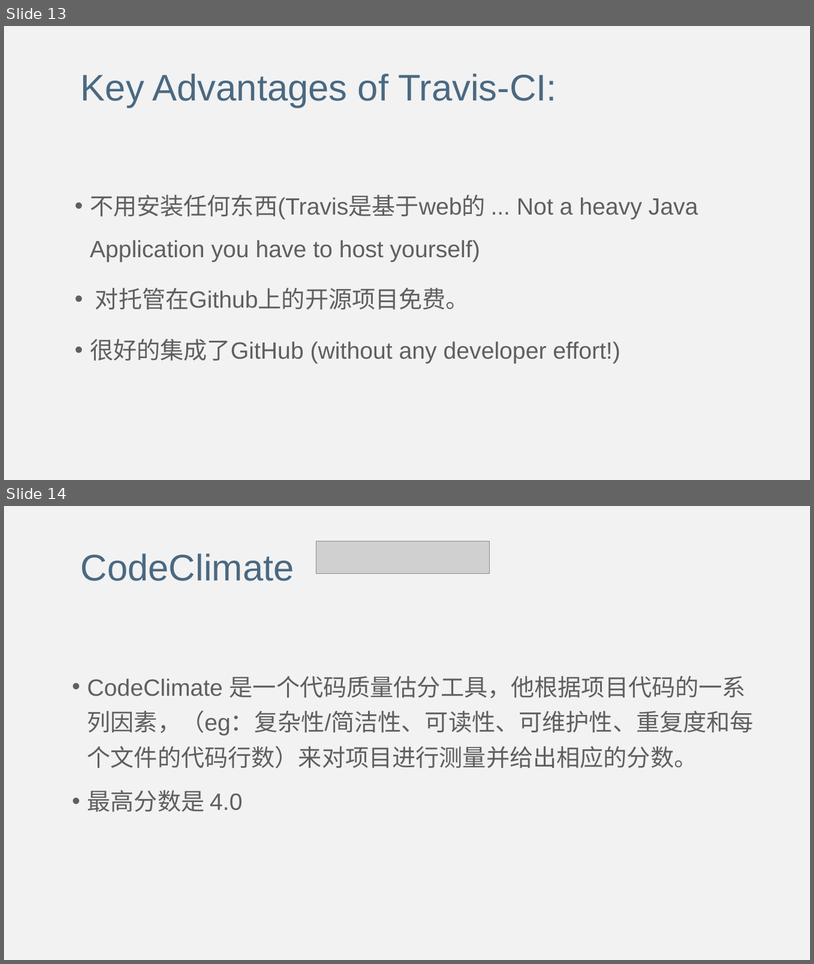
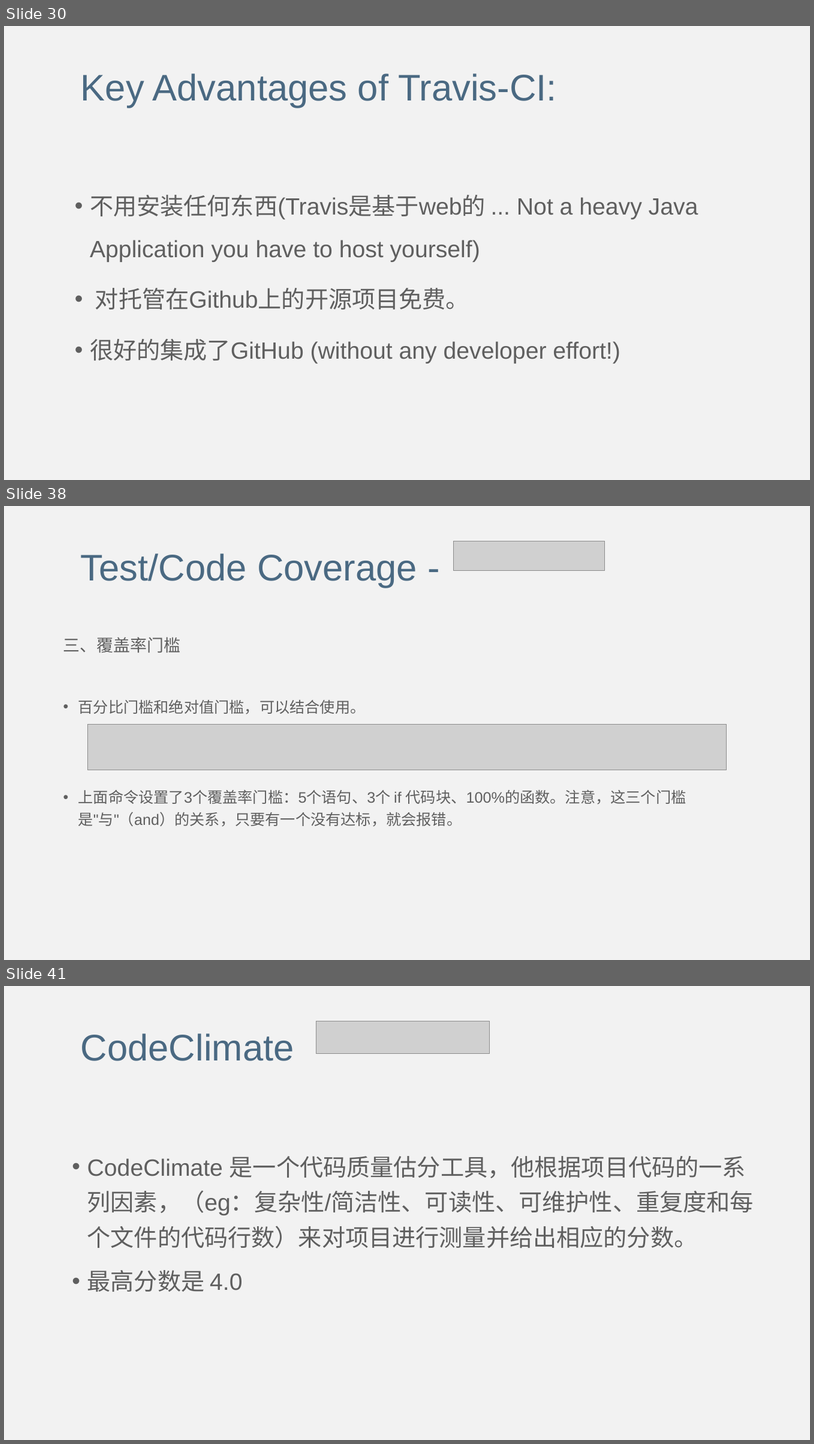
Before and after one commit to lulin1/Code-Repository-Badges, a slide deck: Code Repository Badges.pptx. Shown one above the other, each under a label of ours: slides 13 and 14 before the commit, slides 30, 38 and 41 after it; the slides between them are not shown. The pictures are 814x964 and 814x1444 pixels, drawn with LibreOffice and Linux fonts; fonts in the diff are those of the drawing; grey boxes stand for pictures. Boxes give left, top, right and bottom in pixels: in the first picture for what was removed or moved away, otherwise in the second. Text is boxed around its words. In the diff, an @@ line names an element or a change of style, - is before the commit and + after.

Commit message:
Update ppt of CI&CodeCoverage

```diff
--- a/Code Repository Badges.pptx
+++ b/Code Repository Badges.pptx
@@ slide 38 added at (4,506,810,960), background #F2F2F2 @@
@@ picture added at (454,541,605,571) @@
@@ text added at (81,553,417,588), 44 pt, text #4A6982 @@
+Test/Code Coverage -
@@ text added at (63,637,687,826), 18 pt, text #5F5F5F @@
+三、覆盖率门槛
+• 百分比门槛和绝对值门槛，可以结合使用。
+• 上面命令设置了3个覆盖率门槛：5个语句、3个 if 代码块、100%的函数。注意，这三个门槛是"与"（and）的关系，只要有一个没有达标，就会报错。
@@ picture added at (87,724,727,769) @@
@@ what was slide 13 is now slide 30 @@
@@ what was slide 14 is now slide 41 @@
```
Also in this commit, not shown: 2 slides changed, 26 other slides added.
